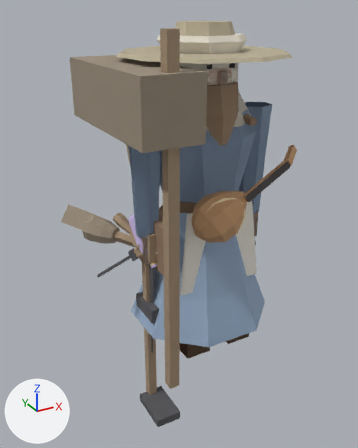
Before and after pictures for a commit that changed the glTF model game/assets/modelle/figuren/figur_zwerg.glb.
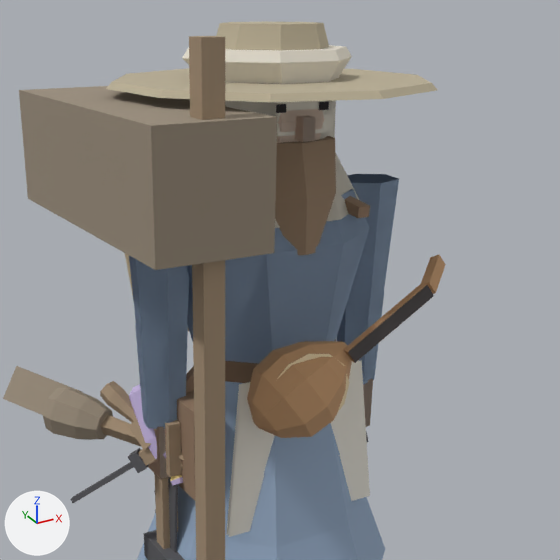
Each version is shown whole from a 50 mm camera at (-1.089, -1.775, 1.474) aimed at (-0.075, 0.069, 0.553), then close up on the part from 17% to 100% of the width and 2% to 69% of the height. Lighting does not change. The marker at lower left points along +X, +Y and +Z. The older version's two pictures come first. Vertices at exactly the same position are counted once.

In view in the first close-up: 'Barett', 'Buendel', 'Kelle', 'Koerper_Frau', 'Koerper_Mann', 'Laute', 'Schlaegel', 'Schleier', 'Schuerze', 'Stab', 'Strohhut', 'Tasche' and 9 more.
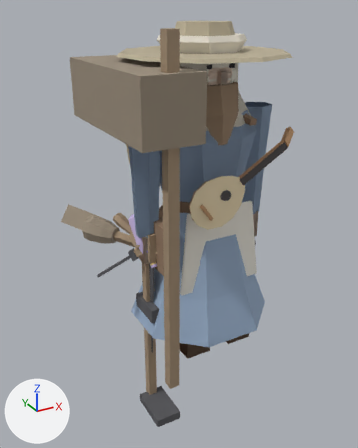
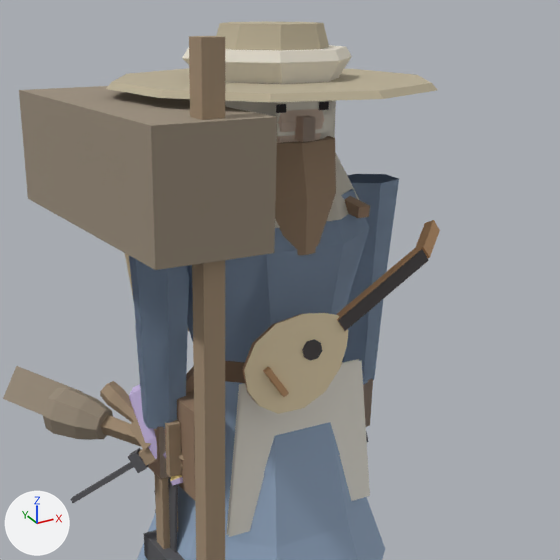
The change, as JSON lines over the scene's bpy script:
```json
{"block": "me_laute", "where": "# used by ob_laute; location = (0.0, 0.0, 0.0)"}
{"op": "remove", "block": "me_laute", "code": "me_laute.from_pydata(...)  # 139 vertices, 166 faces; spans x -0.18..0.29, y -0.348..-0.15, z 0.603..0.959"}
{"op": "add", "block": "me_laute", "code": "me_laute.from_pydata(...)  # 89 vertices, 138 faces; spans x -0.189..0.305, y -0.289..-0.166, z 0.657..1.023"}
{"block": "me_laute", "change": "me_laute part 1: the loose piece of 8 vertices spanning x -0.065..-0.022, y -0.306..-0.297, z 0.713..0.756 is scaled about its middle by 1.07, then moved by (0.004, 0.049, 0.056)"}
{"block": "me_laute", "change": "me_laute part 2: the loose piece of 8 vertices spanning x 0.191..0.29, y -0.329..-0.247, z 0.887..0.959 is moved by (0.015, 0.045, 0.065)"}
{"block": "me_laute", "change": "me_laute part 3: a new loose piece of 49 vertices spanning x -0.189..0.044, y -0.265..-0.166, z 0.657..0.869, in mat_figur"}
{"block": "me_laute", "change": "me_laute part 4: the loose piece of 16 vertices spanning x 0.004..0.053, y -0.297..-0.225, z 0.742..0.802 is deleted"}
{"block": "me_laute", "change": "me_laute part 5: the loose piece of 12 vertices spanning x -0.163..0.017, y -0.313..-0.28, z 0.627..0.8 is deleted"}
{"block": "me_laute", "change": "me_laute part 6: the loose piece of 8 vertices spanning x 0.014..0.214, y -0.329..-0.284, z 0.765..0.918 is deleted"}
{"block": "me_laute", "change": "me_laute part 7: the loose piece of 8 vertices spanning x 0.014..0.21, y -0.332..-0.301, z 0.768..0.917 is deleted"}
{"block": "me_laute", "change": "me_laute part 8"}
{"block": "me_laute", "change": "71 vertices are removed from x -0.18..0.046, y -0.348..-0.15, z 0.603..0.807"}
{"block": "me_laute", "change": "86 faces are deleted"}
{"block": "me_laute", "change": "16 vertices are added at x 0.017..0.229, y -0.289..-0.235, z 0.821..0.983"}
{"block": "me_laute", "change": "24 new faces join them"}
{"block": "me_laute", "change": "other edits to the shape of me_laute do not show in these pictures"}
```

What differs and where, as boxes (x1, y1, x2, y2) in the close-ups (560 x 560 px; the box of a moved part takes in the faces that stretch with it):
```json
{"object": "Laute", "change": "reshaped", "before": [247, 254, 446, 438], "after": [242, 220, 440, 414]}
{"part": 1, "of": "me_laute", "change": "moved or reshaped", "after": [302, 339, 322, 361], "on screen": "not visible before"}
{"part": 2, "of": "me_laute", "change": "moved or reshaped", "before": [421, 254, 446, 294], "after": [416, 220, 440, 258]}
{"part": 3, "of": "me_laute", "change": "added", "after": [242, 313, 349, 414], "on screen": "brown"}
{"part": 4, "of": "me_laute", "change": "deleted", "before": [329, 341, 352, 366]}
{"part": 5, "of": "me_laute", "change": "deleted", "before": [277, 354, 350, 413]}
{"part": 6, "of": "me_laute", "change": "deleted", "before": [344, 283, 427, 363]}
{"part": 7, "of": "me_laute", "change": "deleted", "before": [348, 285, 434, 363]}
{"part": 8, "of": "me_laute", "change": "cut back", "before": [247, 341, 351, 438], "after": [336, 247, 429, 331]}
```
